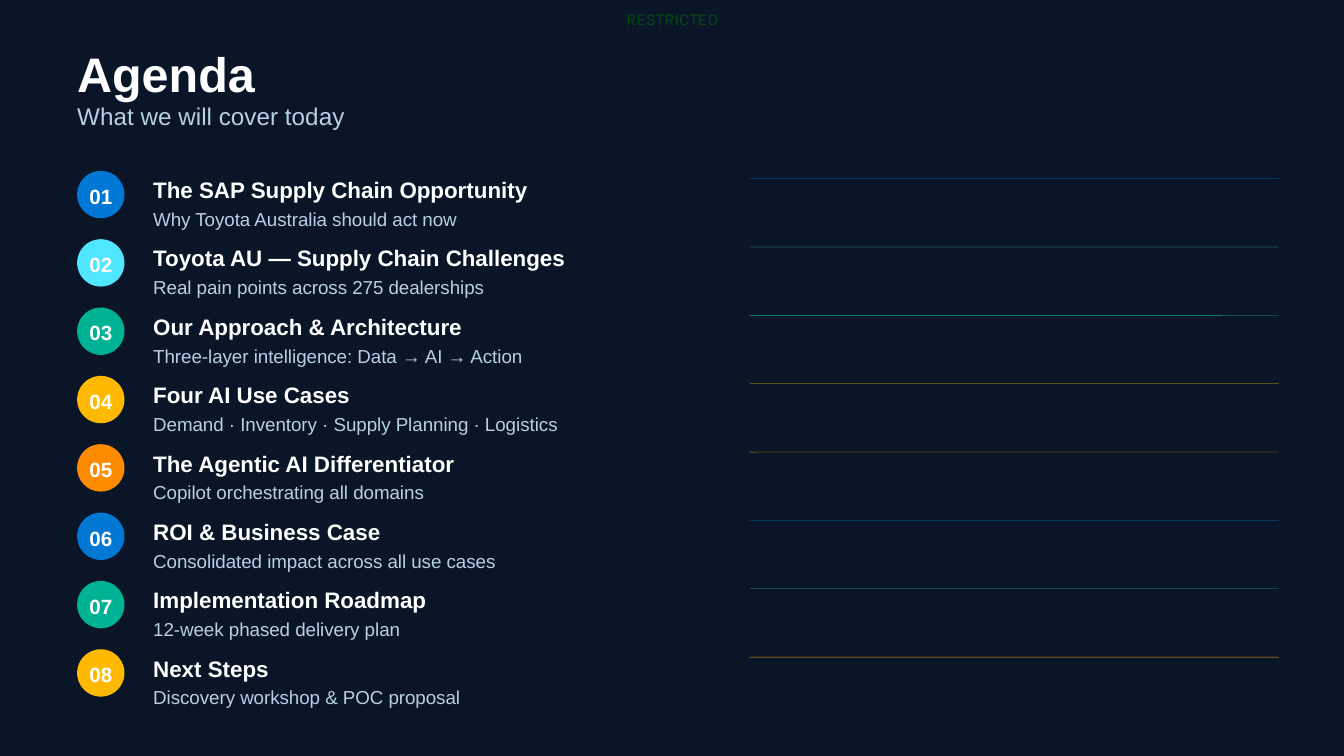
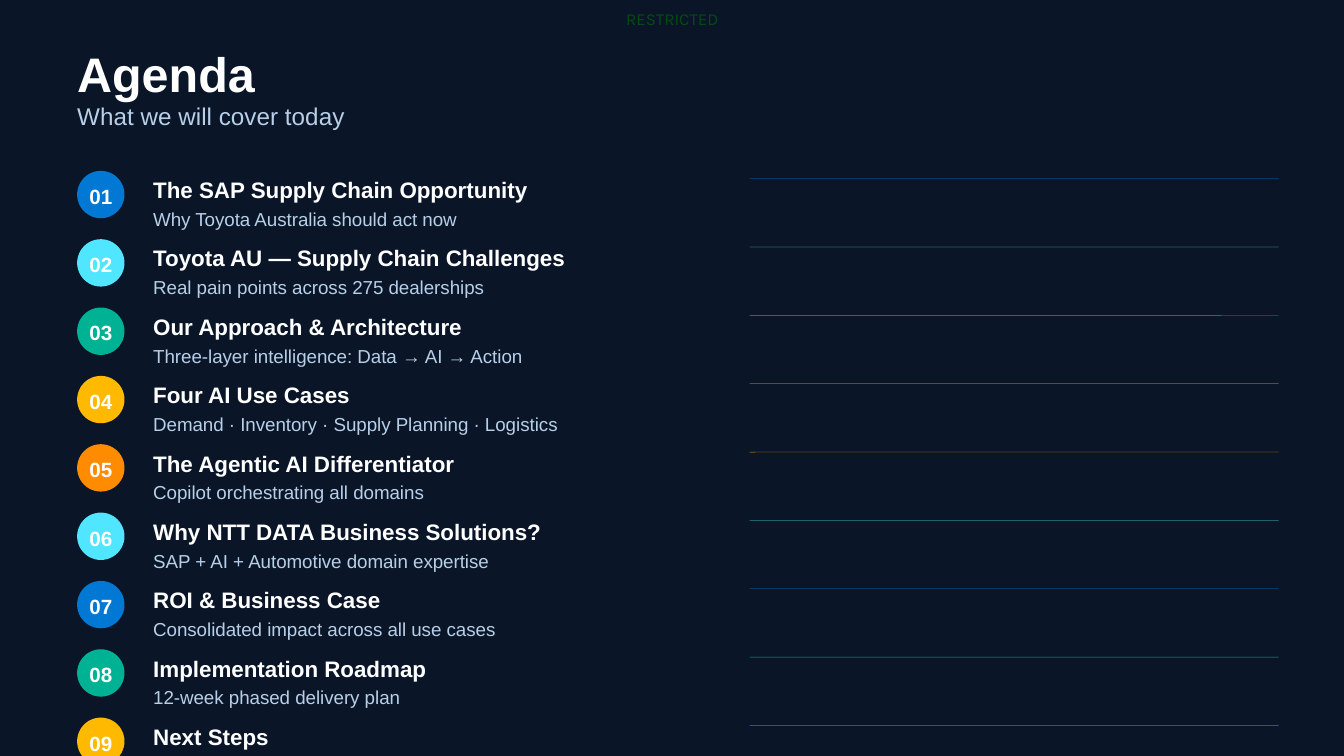
Before and after one commit to bhartiya75/ntt, a slide deck: slide 2 of backend/generated_ppts/NDBS_SAP_Supply_Chain_AI_v2.0.pptx. Drawn at 1344x756 pixels with LibreOffice and Linux fonts; fonts in the diff are those of the drawing; background and template pictures are left out. Boxes give left, top, right and bottom in pixels: in the first picture for what was removed or moved away, otherwise in the second. Text is boxed around its words. In the diff, an @@ line names an element or a change of style, - is before the commit and + after.

```diff
--- a/backend/generated_ppts/NDBS_SAP_Supply_Chain_AI_v2.0.pptx
+++ b/backend/generated_ppts/NDBS_SAP_Supply_Chain_AI_v2.0.pptx
@@ ellipse at (x1=78, y1=513, x2=125, y2=561): fill #0078D4 to #50E6FF @@
@@ text added at (x1=153, y1=523, x2=541, y2=545), 16 pt, text #FFFFFF, bold @@
+Why NTT DATA Business Solutions?
@@ rounded rectangle at (x1=750, y1=520, x2=1279, y2=520): fill #0078D4 to #50E6FF @@
@@ text added at (x1=153, y1=554, x2=489, y2=572), 13.3 pt, text #B8CFE8 @@
+SAP + AI + Automotive domain expertise
@@ ellipse at (x1=78, y1=581, x2=125, y2=628): fill #00B294 to #0078D4 @@
@@ rounded rectangle at (x1=750, y1=589, x2=1279, y2=589): fill #00B294 to #0078D4 @@
@@ ellipse at (x1=78, y1=649, x2=125, y2=697): fill #FFB900 to #00B294 @@
@@ rounded rectangle at (x1=750, y1=657, x2=1279, y2=657): fill #FFB900 to #00B294 @@
@@ ellipse added at (x1=78, y1=718, x2=125, y2=756), fill #FFB900 @@
@@ 5 texts moved together from (x1=153, y1=523, x2=496, y2=682) to (x1=153, y1=591, x2=496, y2=750) @@
@@ text added at (x1=89, y1=736, x2=112, y2=751), 14.7 pt, text #FFFFFF, bold @@
+09
@@ text "Discovery workshop & POC proposal" rewrapped from (x1=153, y1=690, x2=461, y2=708) to (x1=143, y1=747, x2=695, y2=756) @@
@@ rounded rectangle added at (x1=750, y1=726, x2=1279, y2=726), fill #FFB900 @@
```
Also in this commit, not shown: 1 other slide changed, 1 slide added, 1 other file.
